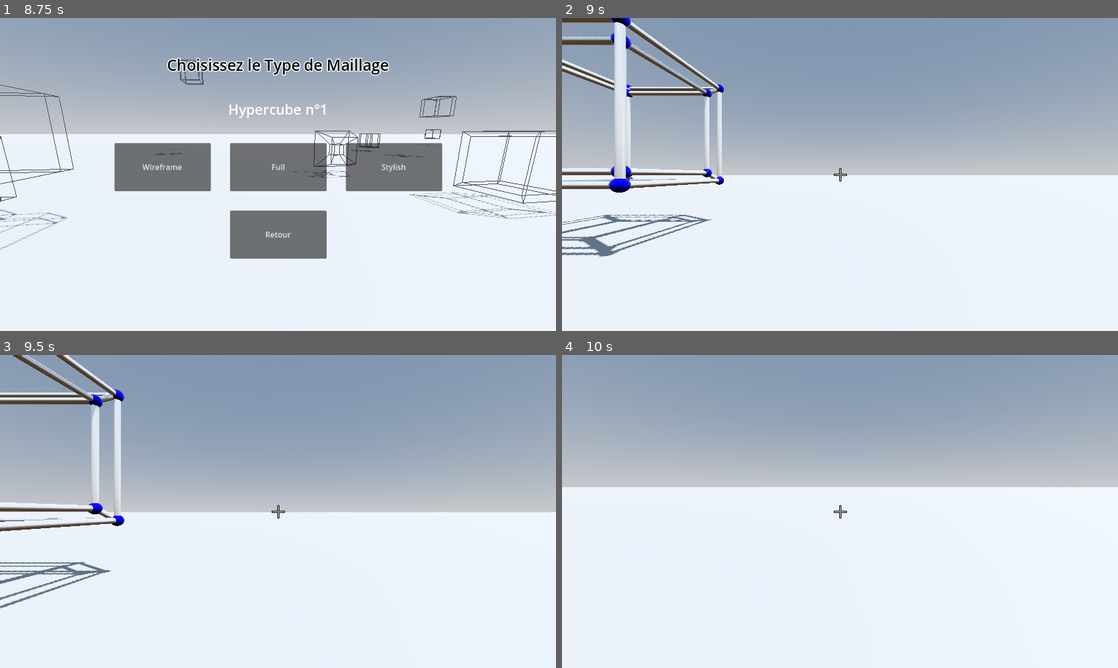
Above: before the commit, frames 1-4 (two rows, left to right).
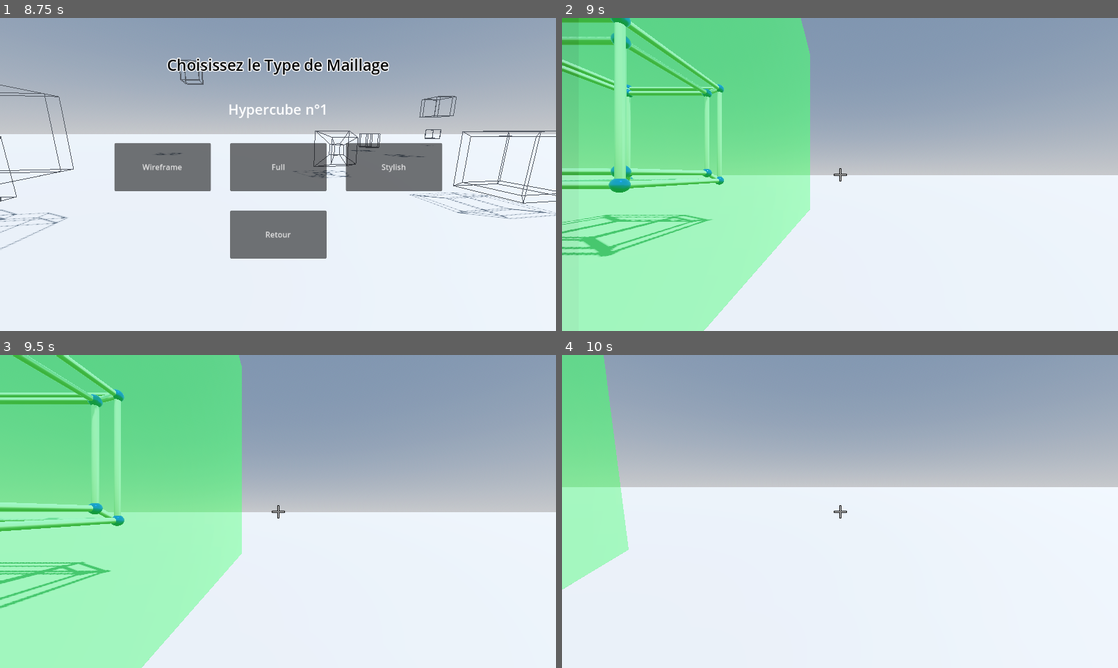
Above: after the commit, the same moments.

Repository: Stantrh/Projet_Tutore_4D_VR_KOMODZINSKI_RYSAK_TROHA
Game: Godot game, scene res://Scenes/main_menu_world.tscn
The game is run twice, just before and just after one commit, with the same random seed, the same clock (stepped at 60 frames per second) and the same inputs.
Inputs (mouse positions are in pixels of both pictures, inside the frame that each line leads up to):
- Up to frame 1 (8.75 s): click "Start" at 0.5 s; move the mouse to (400, 158) at 1.27 s; hold D (move_right) 1.28-2.03 s; click (400, 158) at 1.35 s; move the mouse to (166, 190) at 2.02 s; hold S (move_backward) 2.03-2.78 s; tap Middle mouse button (rotate) at 2.1, 8.1 s; click (166, 190) at 2.3 s; move the mouse to (333, 105) at 2.77 s; hold D (move_right) 2.78-3.53 s; click (333, 105) at 2.85 s; move the mouse to (250, 237) at 3.52 s; hold W (move_forward) 3.53-4.25 s; click (250, 237) at 3.6 s; click "Start" at 4.25 s; move the mouse to (444, 221) at 5.02 s; hold Middle mouse button (rotate) 5.03-5.78 s; hold A (move_left) 5.03-6.5 s; click (444, 221) at 5.3 s; move the mouse to (111, 127) at 5.77 s; click (111, 127) at 5.85 s; click "Confirmer" at 6.5 s; move the mouse to (305, 174) at 7.27 s; hold S (move_backward) 7.28-8.03 s; click (305, 174) at 7.35 s; move the mouse to (194, 96) at 8.02 s; hold D (move_right) from 8.03 s (still down); click (194, 96) at 8.3 s
- Up to frame 2 (9 s): move the mouse to (962, 158) at 8.77 s; release D (move_right) at 8.78 s; hold W (move_forward) from 8.78 s (still down); click (962, 158) at 8.85 s
- Up to frame 3 (9.5 s): keep holding W (move_forward)
- Up to frame 4 (10 s): keep holding W (move_forward); move the mouse to (812, 511) at 9.52 s; click (812, 511) at 9.6 s

Frame 1 is identical in both runs. In frame 2, 41% of the frame differs, in the area x 0-45%, y 0-100%; in frame 3, 40%; in frame 4, 6.8%.

Commit message:
ré-ajout sous-zone

Diff:
--- a/app4d/Scripts/hyper_cube.gd
+++ b/app4d/Scripts/hyper_cube.gd
@@ -67,8 +67,8 @@
 	add_child(mesh_instance)
 	# On créer un autre Mesh pour la zone
 	# Donc si on veut faire que la zone soit optionnelle, il faut modifier ici sans oublier les méthodes build_ et une partie de update_hypercube
-	#var bounds_mesh = area.create_area_mesh()
-	#add_child(bounds_mesh) # ajout en tant qu'enfant de l'hypercube (Node3D)
+	var bounds_mesh = area.create_area_mesh()
+	add_child(bounds_mesh) # ajout en tant qu'enfant de l'hypercube (Node3D)
 	#bounds_mesh.top_level = true
 	accesible_dimensions = find_accessible_dimensions(DIMENSIONS[dimension_selected],DIMENSIONS)
 
